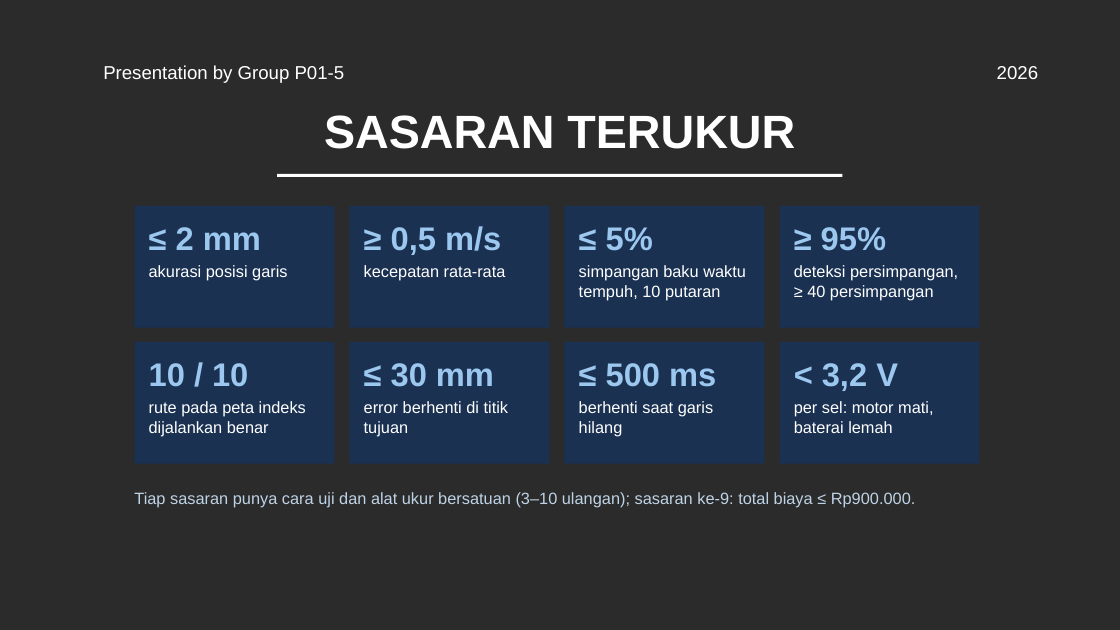
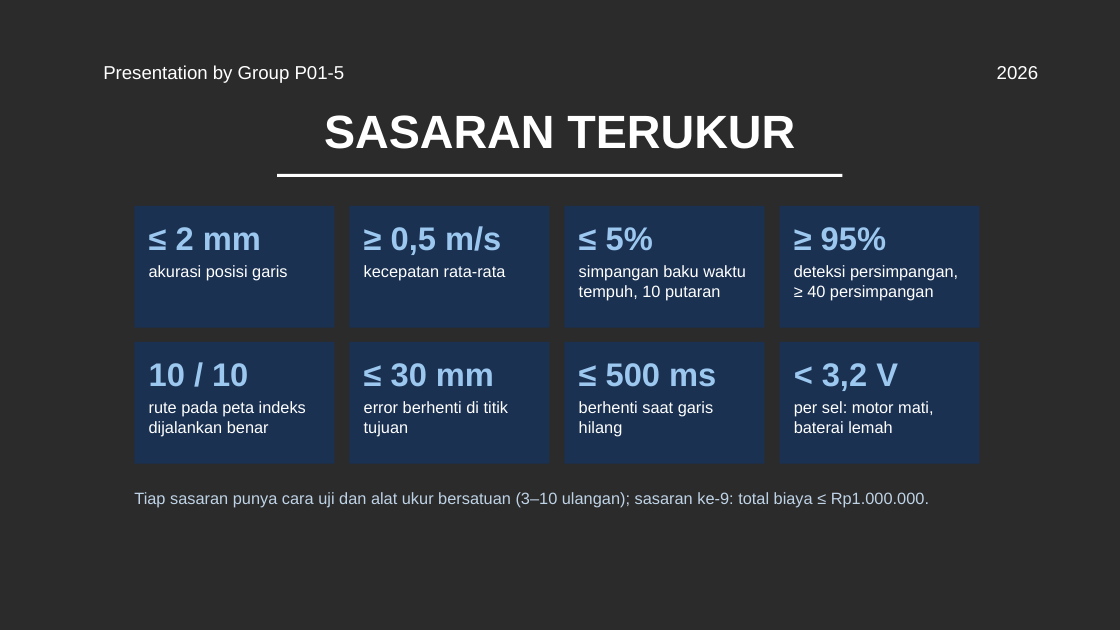
Before and after one commit to Mervs111/Line-Follower-Racer, a slide deck: slide 6 of docs/pitching-rab/LFM_Pitching_RAB_P01-5.pptx. Drawn at 1120x630 pixels with LibreOffice and Linux fonts; fonts in the diff are those of the drawing; background and template pictures are left out; a plain dark background stands for a picture behind light text. Boxes give left, top, right and bottom in pixels: in the first picture for what was removed or moved away, otherwise in the second. Text is boxed around its words. In the diff, an @@ line names an element or a change of style, - is before the commit and + after.

```diff
--- a/docs/pitching-rab/LFM_Pitching_RAB_P01-5.pptx
+++ b/docs/pitching-rab/LFM_Pitching_RAB_P01-5.pptx
@@ text at <box>134,492,929,507</box>: text changed @@
-Tiap sasaran punya cara uji dan alat ukur bersatuan (3–10 ulangan); sasaran ke-9: total biaya ≤ Rp900.000.
+Tiap sasaran punya cara uji dan alat ukur bersatuan (3–10 ulangan); sasaran ke-9: total biaya ≤ Rp1.000.000.
```
Also in this commit, not shown: 2 other slides changed, 11 other files.
